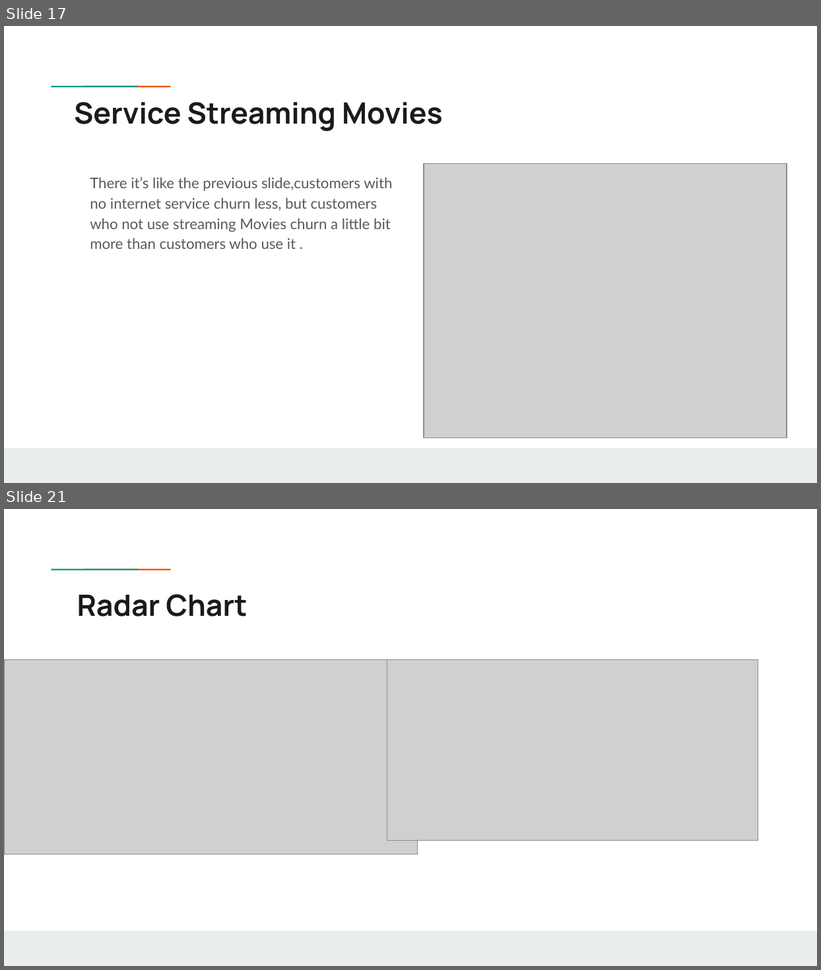
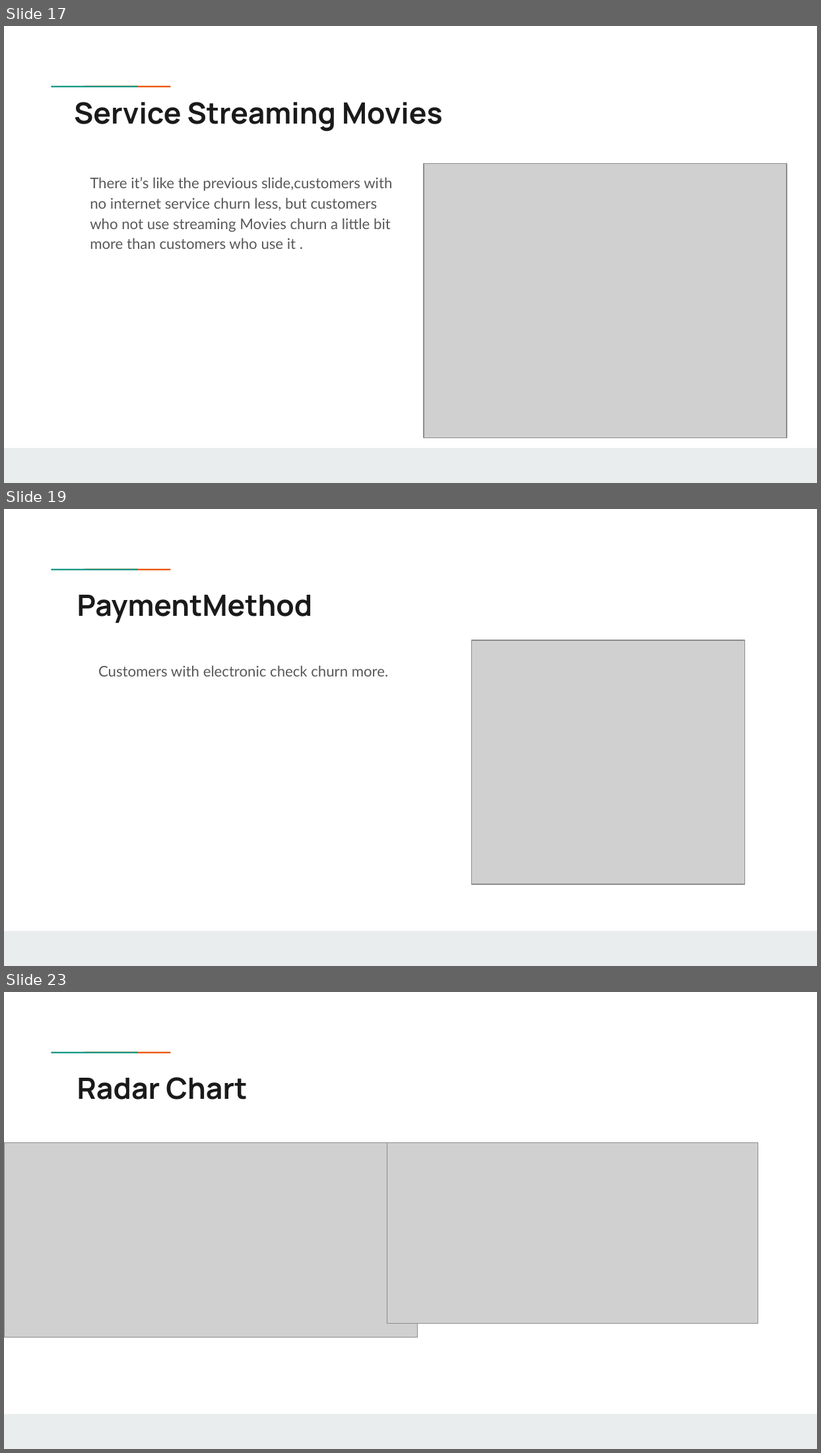
Before and after one commit to Chvava11/Bi_project_customer_churn, a slide deck: Result/Vanessa’s project .pptx. Shown one above the other, each under a label of ours: slides 17 and 21 before the commit, slides 17, 19 and 23 after it; the slides between them are not shown. The pictures are 821x970 and 821x1453 pixels, drawn with LibreOffice and Linux fonts; fonts in the diff are those of the drawing; grey boxes stand for pictures; background and template pictures are left out. Boxes give left, top, right and bottom in pixels: in the first picture for what was removed or moved away, otherwise in the second. Text is boxed around its words. In the diff, an @@ line names an element or a change of style, - is before the commit and + after.

```diff
--- a/Result/Vanessa’s project .pptx
+++ b/Result/Vanessa’s project .pptx
@@ slide 19 added at bbox=[4, 509, 817, 966], background #FFFFFF; not listed: 3 template elements that a slide beside it also shows @@
@@ title added at bbox=[77, 595, 313, 623], 26 pt, text #1A1A1A, bold @@
+PaymentMethod
@@ picture added at bbox=[471, 641, 745, 885] @@
@@ text added at bbox=[98, 665, 388, 677], 13 pt, text #595959 @@
+Customers with electronic check churn more.
@@ what was slide 21 is now slide 23 @@
```
Also in this commit, not shown: 3 slides changed, 3 other slides added, 3 slides removed.
